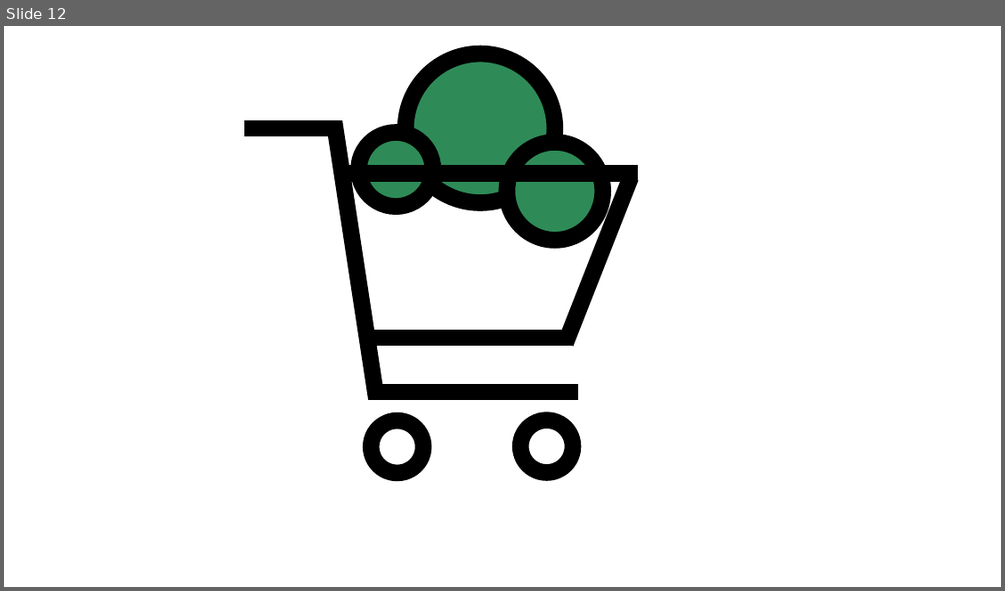
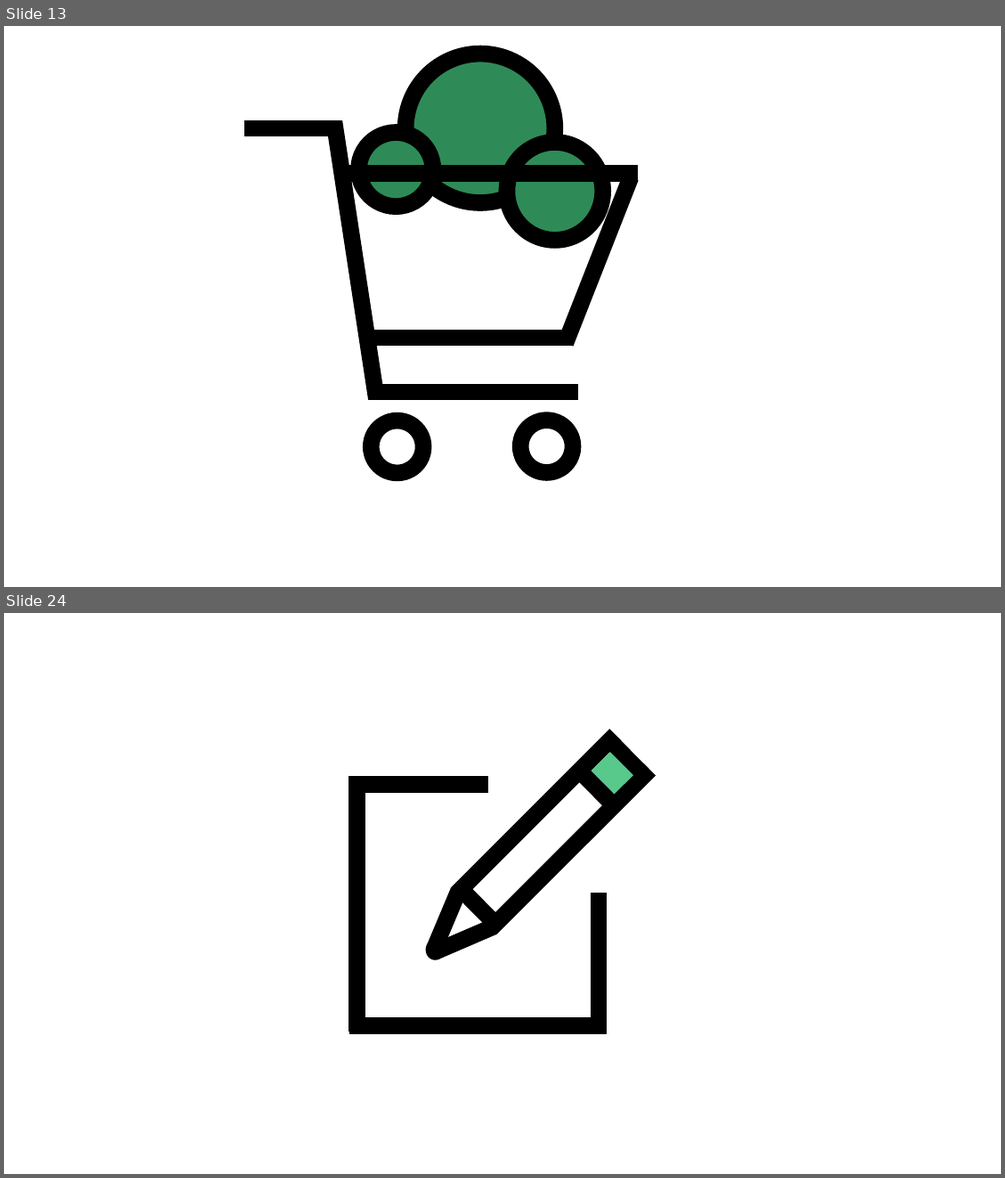
Before and after one commit to haimazu/G9-GoNature, a slide deck: LOGO/esteam_editable.pptx. Shown one above the other, each under a label of ours: slide 12 before the commit, slides 13 and 24 after it; the slides between them are not shown. The pictures are 1005x591 and 1005x1178 pixels, drawn with LibreOffice and Linux fonts; fonts in the diff are those of the drawing. Boxes give left, top, right and bottom in pixels: in the first picture for what was removed or moved away, otherwise in the second. Text is boxed around its words. In the diff, an @@ line names an element or a change of style, - is before the commit and + after.

```diff
--- a/LOGO/esteam_editable.pptx
+++ b/LOGO/esteam_editable.pptx
@@ slide 24 added at [4, 613, 1001, 1174], background #FFFFFF @@
@@ line added from (615, 735) to (456, 893), #000000 16 pt @@
@@ line added from (643, 774) to (612, 743), #000000 16 pt @@
@@ line added from (650, 770) to (491, 929), #000000 16 pt @@
@@ rectangle added at [592, 753, 632, 794], fill #58C88B, outline #58C88B 1 pt @@
@@ line added from (349, 784) to (488, 784), #000000 16 pt @@
@@ line added from (357, 1032) to (357, 776), #000000 16 pt @@
@@ line added from (615, 806) to (582, 774), #000000 16 pt @@
@@ line added from (459, 891) to (435, 948), #000000 16 pt @@
@@ line added from (494, 923) to (463, 892), #000000 16 pt @@
@@ line added from (599, 892) to (599, 1034), #000000 16 pt @@
@@ line added from (494, 926) to (434, 952), #000000 16 pt @@
@@ ellipse added at [427, 940, 445, 959], fill #000000, outline #000000 1 pt @@
@@ line added from (349, 1026) to (606, 1026), #000000 16 pt @@
@@ what was slide 12 is now slide 13 @@
```
Also in this commit, not shown: 1 slide changed, 26 other slides added.
